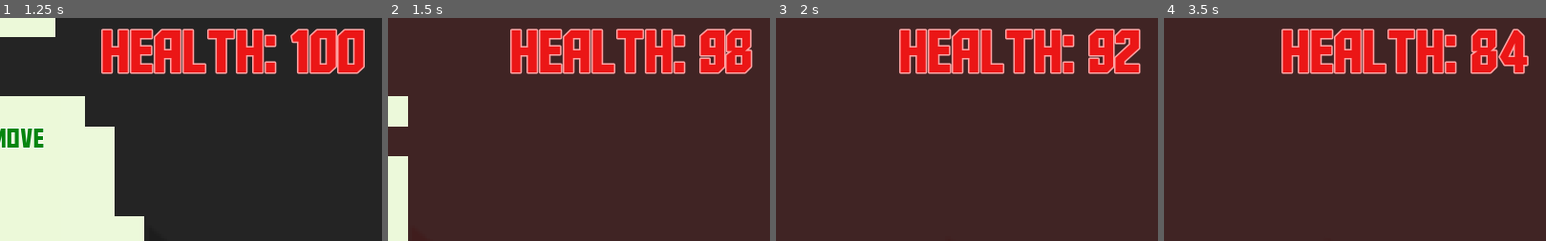
Above: before the commit, frames 1-4 (left to right).
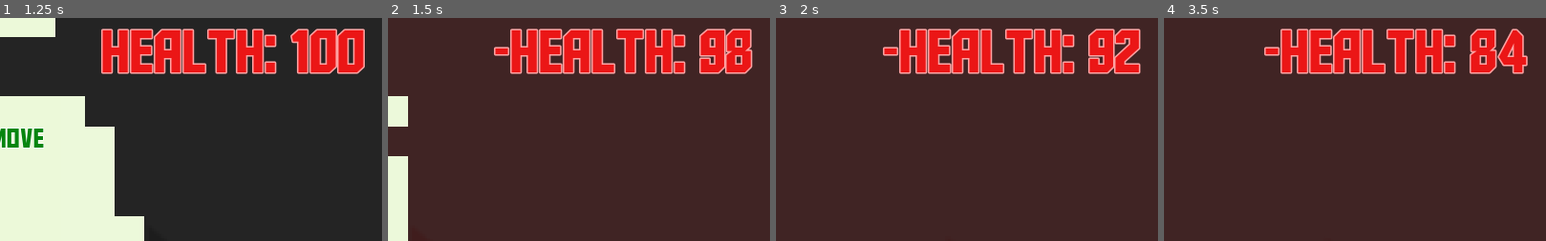
Above: after the commit, the same moments.

Repository: glitchcore/comfort
Game: Godot game, scene res://Scenes/BaseLevel.tscn
The game is run twice, just before and just after one commit, with the same random seed, the same clock (stepped at 60 frames per second) and the same inputs.
Inputs:
- Up to frame 1 (1.25 s): tap Space (jump) at 0.5, 0.77 s; hold Right (ui_right) from 0.53 s (still down)
- Up to frame 2 (1.5 s): keep holding Right (ui_right); tap Space (jump) at 1.25 s
- Up to frame 3 (2 s): keep holding Right (ui_right); tap Space (jump) at 1.52 s
- Up to frame 4 (3.5 s): tap Space (jump) at 2, 2.75, 3.02 s; release Right (ui_right) at 2.03 s; hold Left (ui_left) 2.03-2.78 s; hold Right (ui_right) from 2.78 s (still down)
The pictures show only the part of the screen within x 50-100%, y 0-50%; the shares and areas given below are measured in that part.

Frame 1 is identical in both runs. In frame 2, 0.2% of the frame differs, in the area x 27-32%, y 12-18%; in frame 3, 0.2%; in frame 4, 3.8%, in the area x 26-96%, y 4-26%.

Commit message:
send hp damage

Diff:
--- a/Autoload/Store.gd
+++ b/Autoload/Store.gd
@@ -1,6 +1,6 @@
 extends Node
 
-signal update_hp(value)
+signal update_hp(value, damage)
 signal update_comfort(value)
 signal killed
 signal force_move(new_position)
@@ -39,7 +39,7 @@
 	hp = clamp(hp, 0, HP_MAX)
 
 	if prev_hp != hp:
-		emit_signal("update_hp", hp)
+		emit_signal("update_hp", hp, damage)
 
 	if hp <= 0:
 		# for killed animation
--- a/UserInterface/GameData.gd
+++ b/UserInterface/GameData.gd
@@ -4,13 +4,13 @@
 
 func _ready() -> void:
 	store.connect("update_hp", self, "_on_UpdateHp")
-	update_hp(store.hp)
+	update_hp(store.hp, 0)
 
-func update_hp(hp):
+func update_hp(hp, damage):
 	if hp > 0:
-		$Health.text = "Health: %s" % hp
+		$Health.text = ("-" if damage > 0 else " ") + "Health: %s" % hp
 	else:
 		$Health.text = "You died\nPress jump to play again"
 
-func _on_UpdateHp(hp):
-	update_hp(hp)
+func _on_UpdateHp(hp, damage):
+	update_hp(hp, damage)
